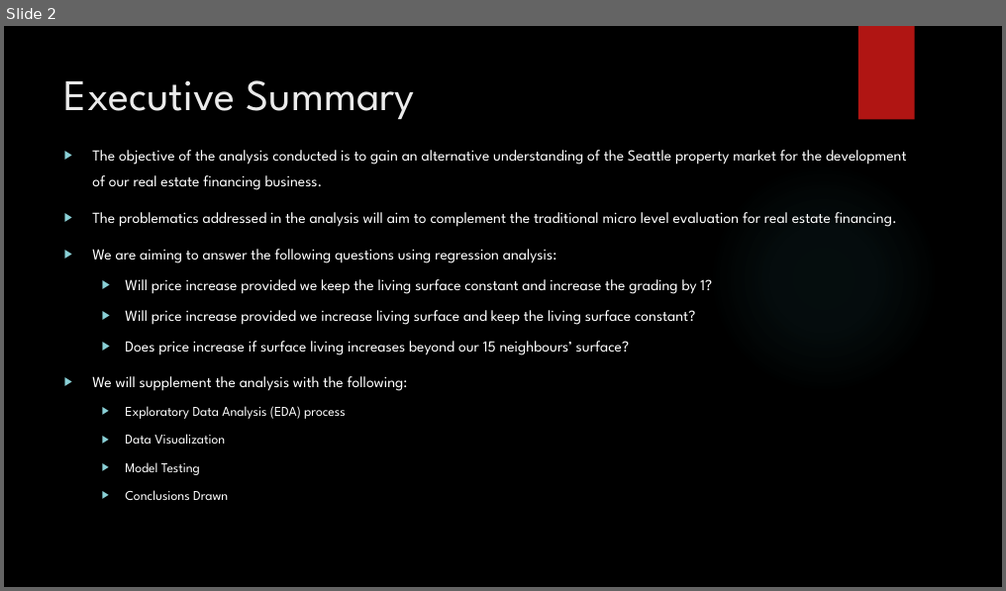
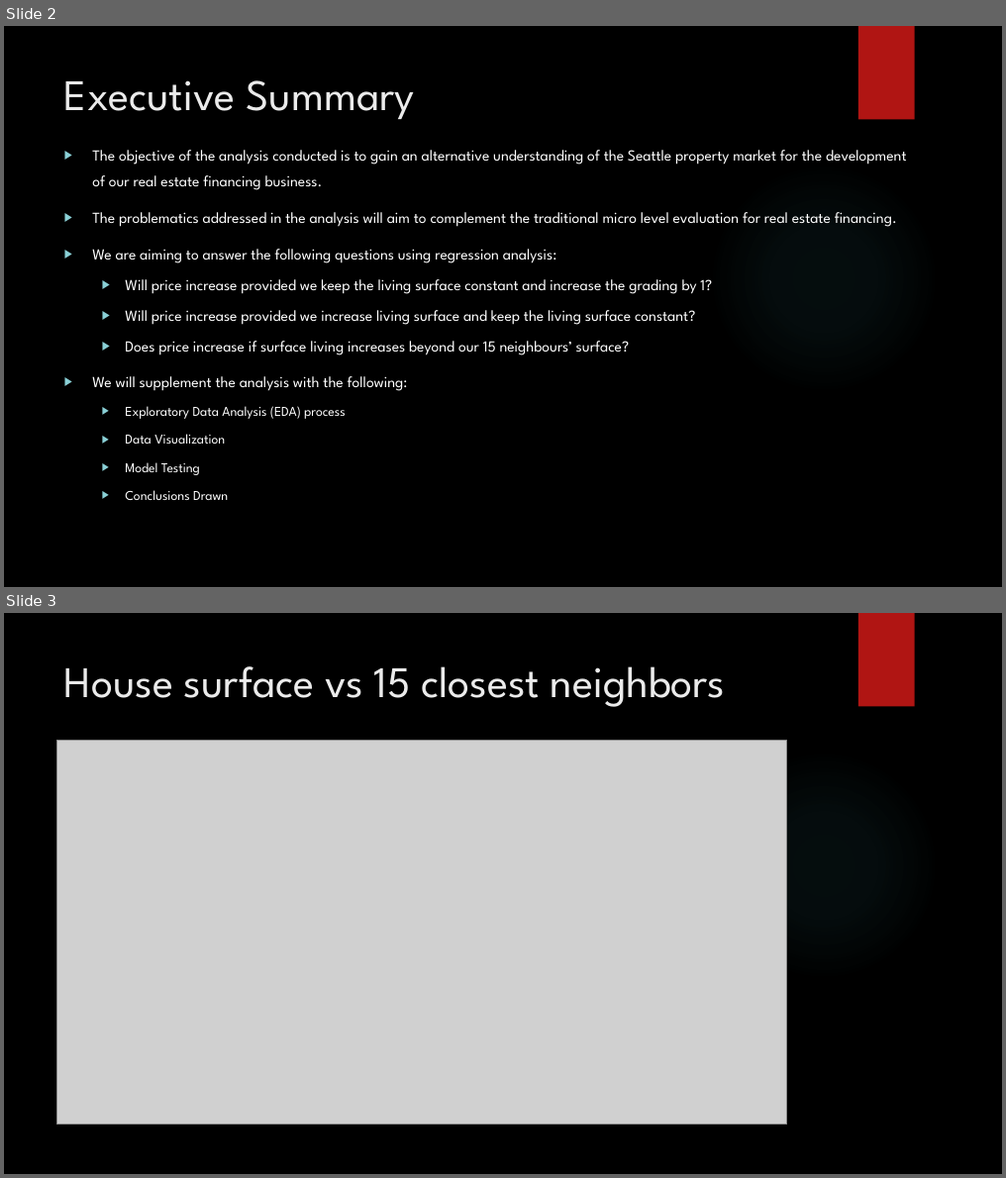
Before and after one commit to Silkways/Seattlers, a slide deck: Flatiron_Mod_1_Slides.pptx. Shown one above the other, each under a label of ours: slide 2 before the commit, slides 2 and 3 after it. The pictures are 1006x591 and 1006x1178 pixels, drawn with LibreOffice and Linux fonts; fonts in the diff are those of the drawing; grey boxes stand for pictures; background and template pictures are left out. Boxes give left, top, right and bottom in pixels: in the first picture for what was removed or moved away, otherwise in the second. Text is boxed around its words. In the diff, an @@ line names an element or a change of style, - is before the commit and + after.

```diff
--- a/Flatiron_Mod_1_Slides.pptx
+++ b/Flatiron_Mod_1_Slides.pptx
@@ slide 3 added at (x1=4, y1=613, x2=1002, y2=1174), background picture (left out); not listed: 2 template elements that a slide beside it also shows @@
@@ title added at (x1=64, y1=666, x2=726, y2=707), 42 pt, text #EBEBEB @@
+House surface vs 15 closest neighbors
@@ picture added at (x1=57, y1=741, x2=787, y2=1124) @@
```
Also in this commit, not shown: 1 slide changed, 1 other slide added, 1 slide removed, 3 other files.
